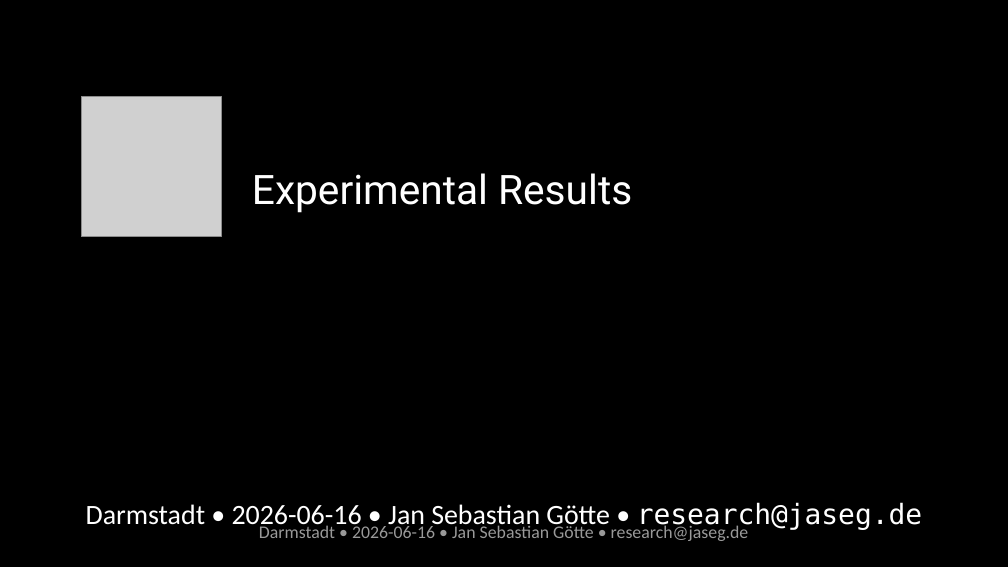
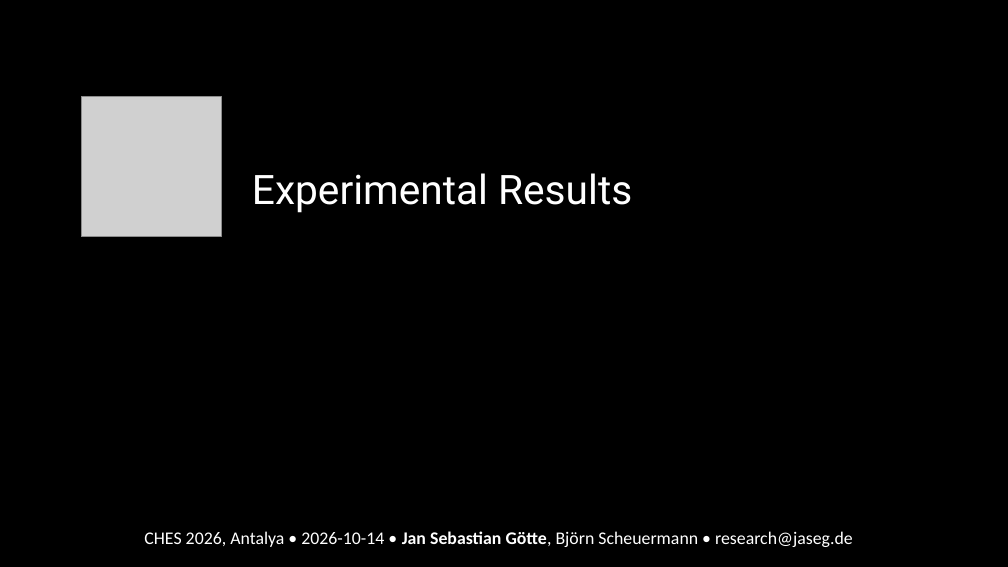
Before and after one commit to jaseg/sampling-mesh-monitor, a slide deck: slide 14 of talk/slides-dark.odp. Drawn at 1008x567 pixels with LibreOffice and Linux fonts; fonts in the diff are those of the drawing; grey boxes stand for pictures. Boxes give left, top, right and bottom in pixels: in the first picture for what was removed or moved away, otherwise in the second. Text is boxed around its words. In the diff, an @@ line names an element or a change of style, - is before the commit and + after.

```diff
--- a/talk/slides-dark.odp
+++ b/talk/slides-dark.odp
@@ text at box(144, 531, 853, 547): text changed; text colour #999999 to #FFFFFF @@
-Darmstadt • 2026-06-16 • Jan Sebastian Götte • research@jaseg.de
+CHES 2026, Antalya • 2026-10-14 • Jan Sebastian Götte, Björn Scheuermann • research@jaseg.de
@@ text removed at box(259, 523, 749, 541) @@
-Darmstadt • 2026-06-16 • Jan Sebastian Götte • research@jaseg.de
```
Also in this commit, not shown: 4 other slides changed, 1 slide added, 1 slide removed.
